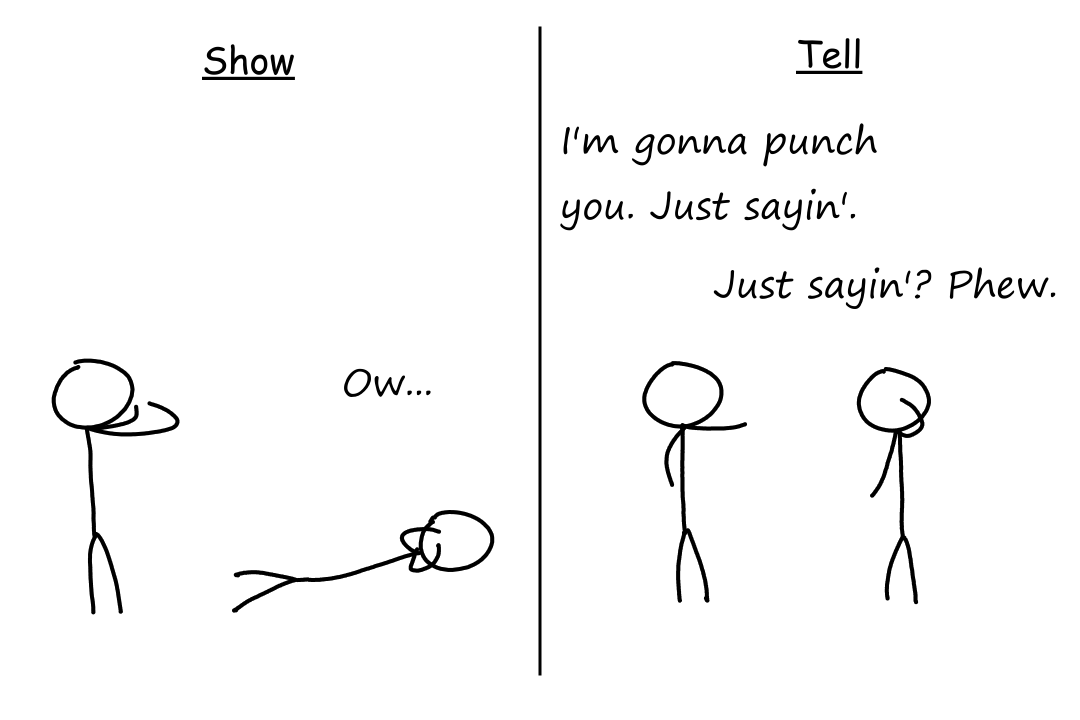
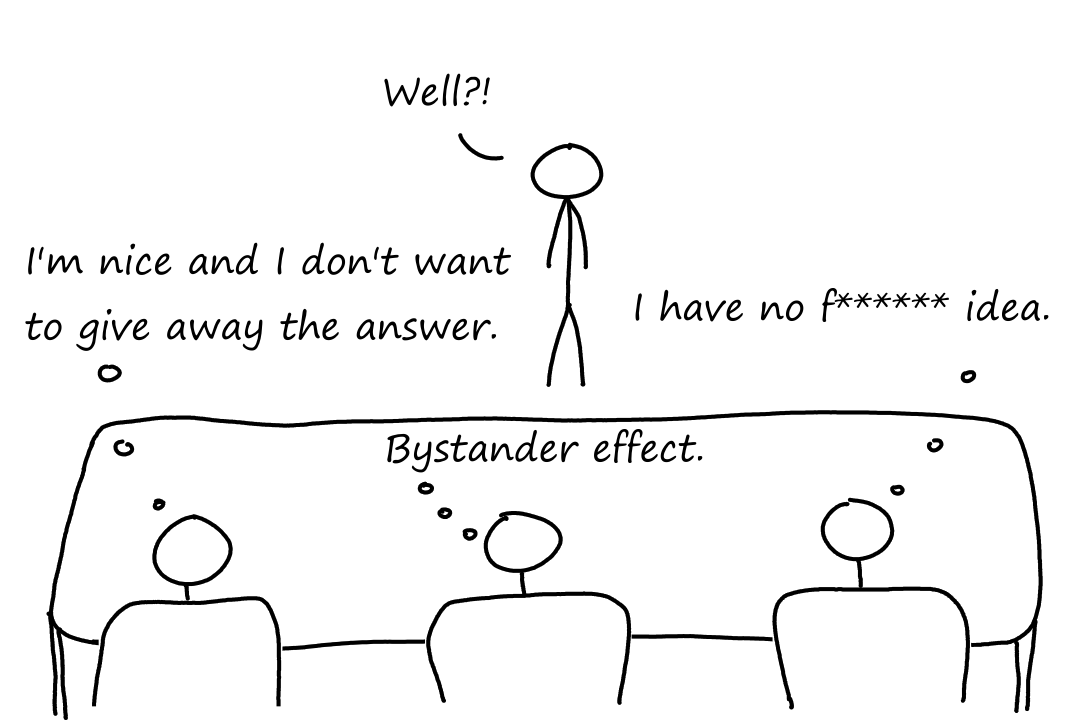
Layer changes from the first w=1080, h=720 image to the second:
removed layer "Person 2_B" over [792, 314, 984, 634]
removed layer "Person 1_B" over [592, 304, 784, 624]
removed layer "Person 2_A" over [184, 484, 504, 676]
removed layer "Person 1_A" over [25, 308, 182, 622]
added layer "Saying and Thinking" above "Table" over [64, 128, 1024, 576]
added layer "Table" above "Person 4" over [46, 384, 1043, 720]
added layer "Person 4" above "Person 3" over [470, 126, 662, 446]
added layer "Person 3" above "Person 2" over [768, 448, 1024, 713]
added layer "Person 2" above "Person 1" over [384, 448, 640, 705]
added layer "Person 1" above "Background" over [46, 505, 442, 720]
